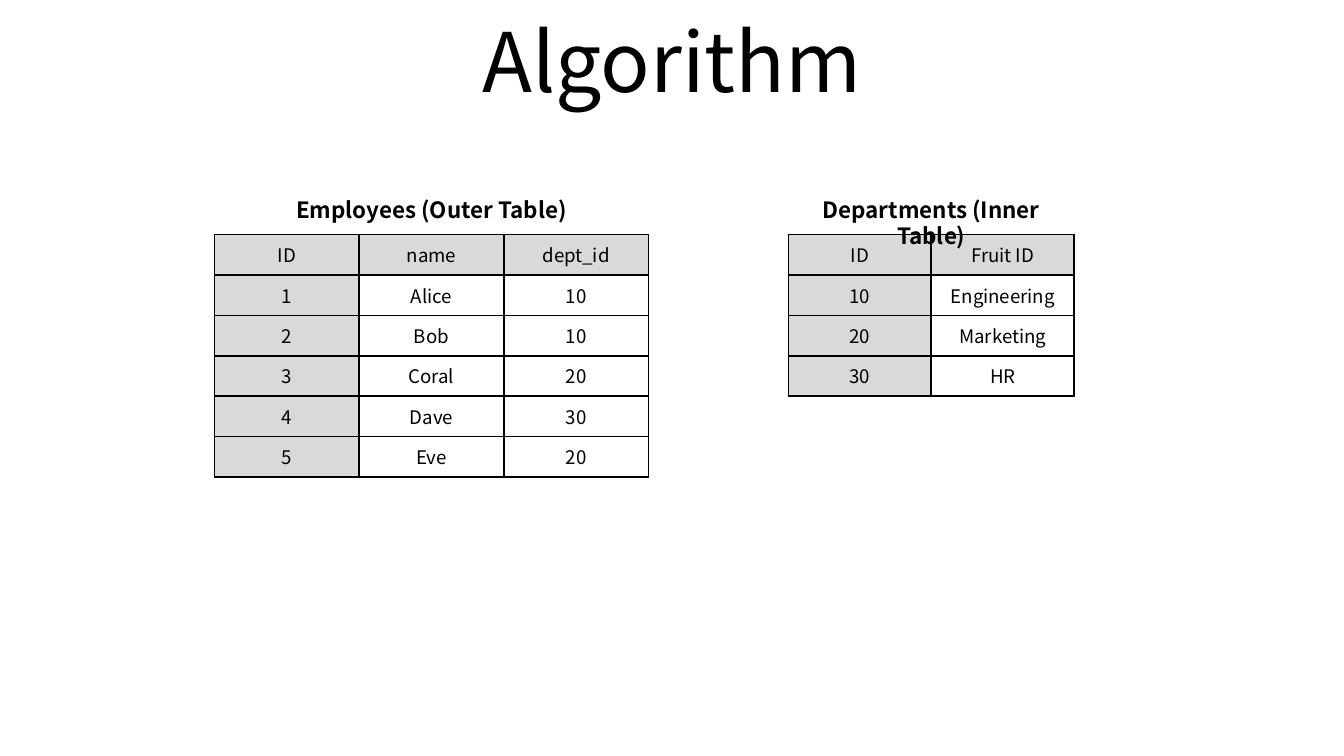
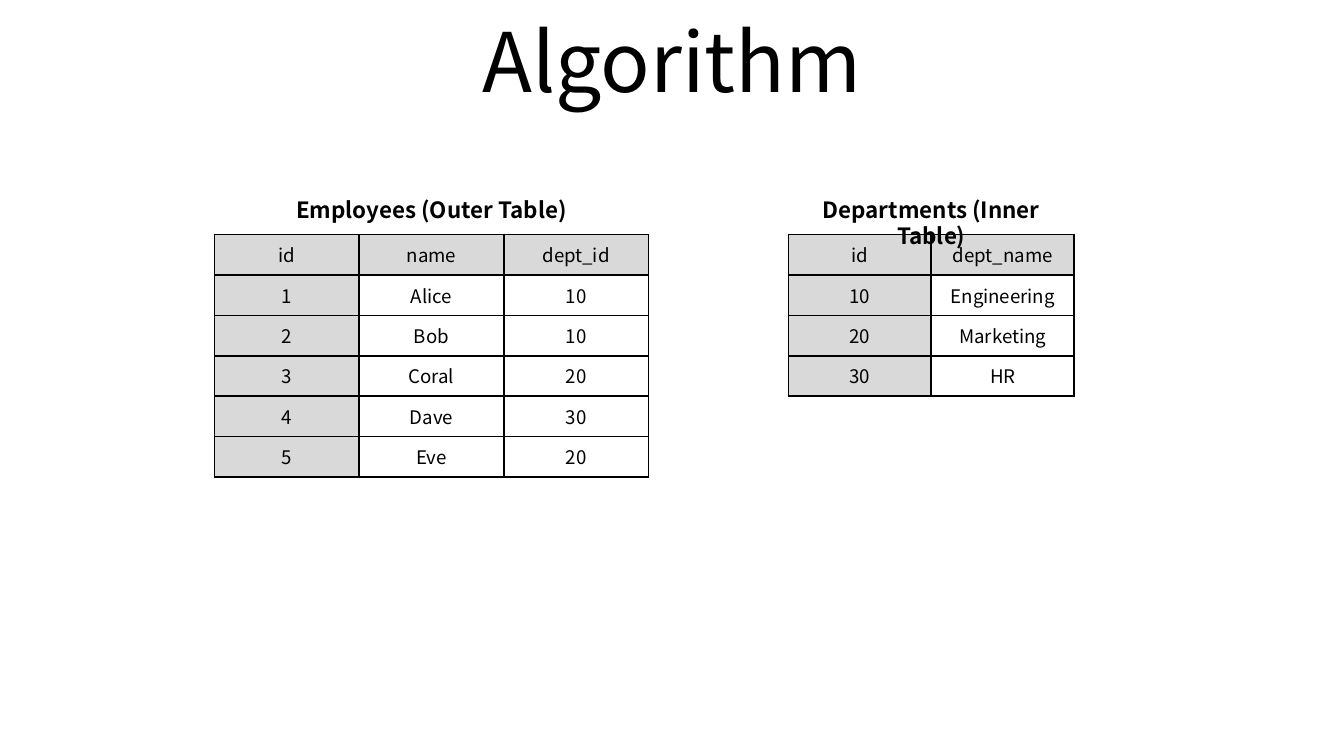
Before and after one commit to ssup2/blog-software, a slide deck: slide 1 of content/docs/theory-analysis/db-join/images/images.pptx. Drawn at 1344x756 pixels with LibreOffice and Linux fonts; fonts in the diff are those of the drawing. Boxes give left, top, right and bottom in pixels: in the first picture for what was removed or moved away, otherwise in the second. Text is boxed around its words. In the diff, an @@ line names an element or a change of style, - is before the commit and + after.

```diff
--- a/content/docs/theory-analysis/db-join/images/images.pptx
+++ b/content/docs/theory-analysis/db-join/images/images.pptx
@@ table at <box>215,235,650,469</box> @@
-row 1, column 1: ID
+row 1, column 1: id
@@ table at <box>789,235,1074,388</box> @@
-row 1, column 1: ID
+row 1, column 1: id
-row 1, column 2: Fruit ID
+row 1, column 2: dept_name
```
Also in this commit, not shown: 1 other slide changed, 3 other files.
